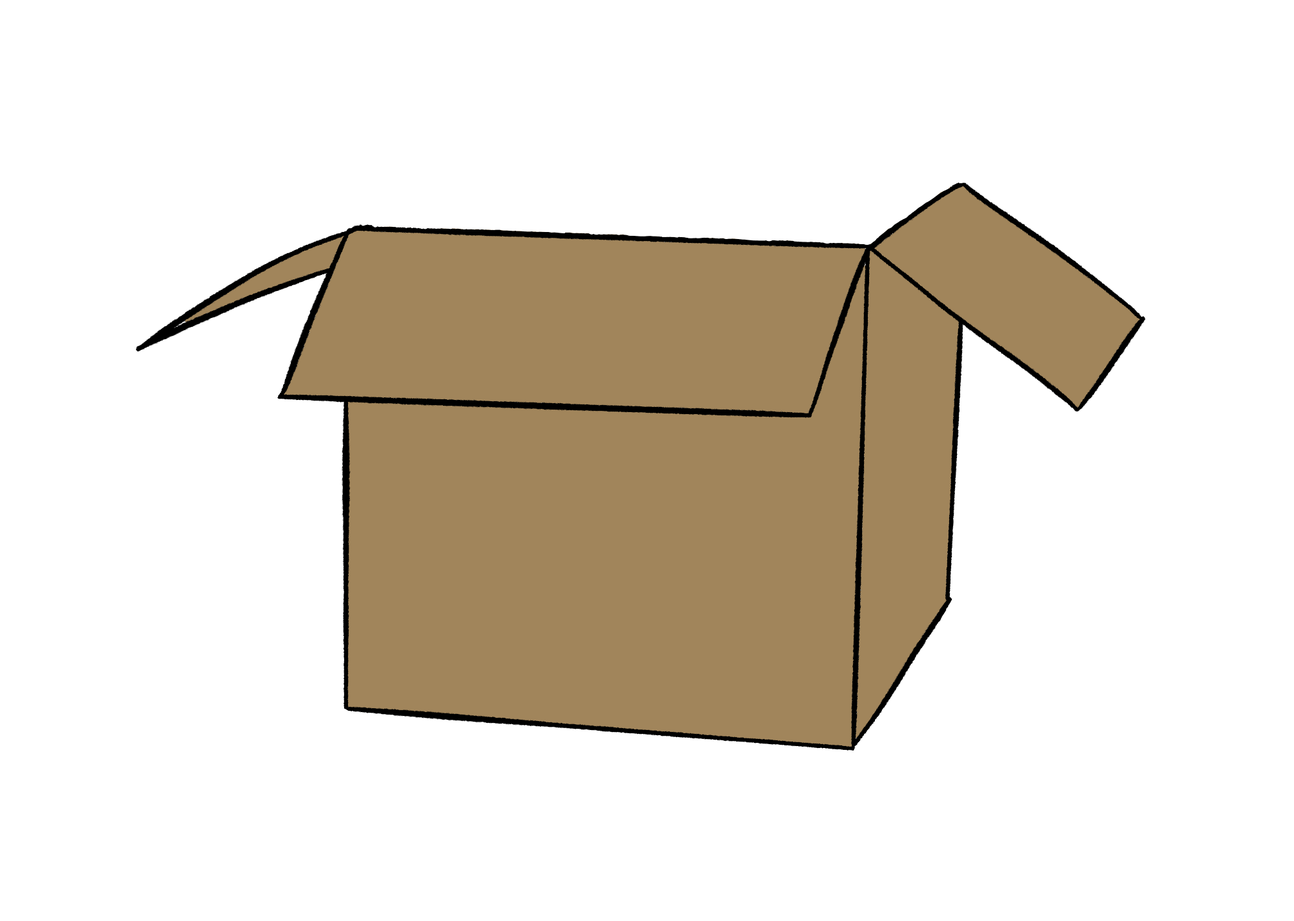
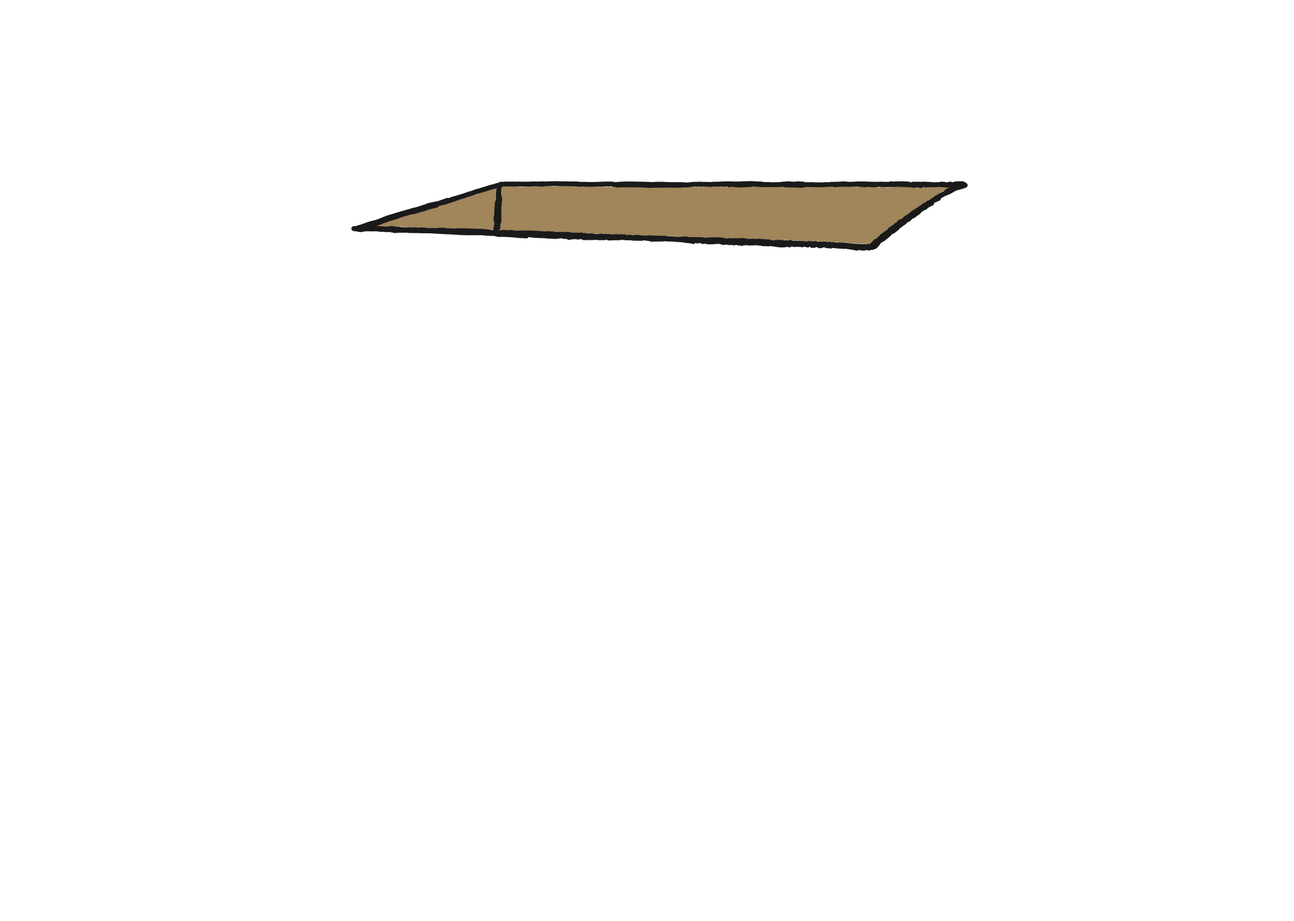
Before/after of a 1294x921 layered artwork. What changed in the layer stack:
showed "Copia de Fondo" (1st of 2), painted on it over [328, 180, 985, 295]
hid "Copia de Fondo" (2nd of 2), painted on it over [135, 180, 1146, 751]
